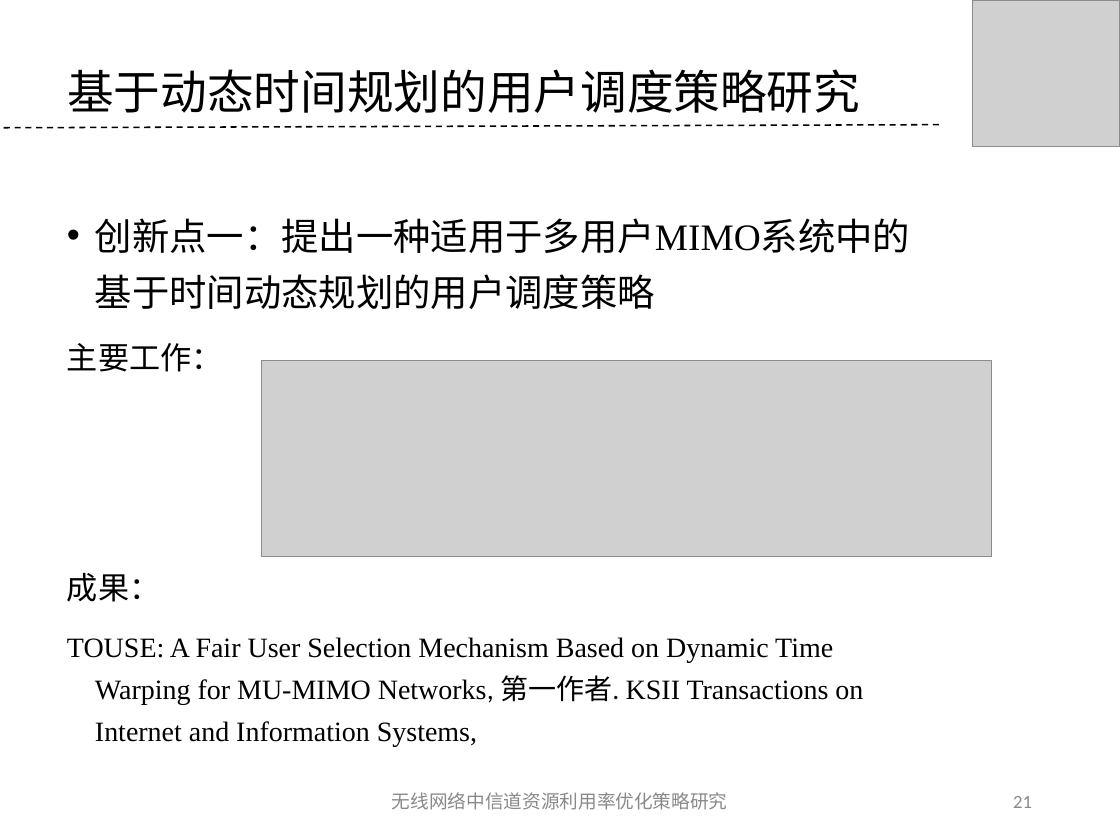
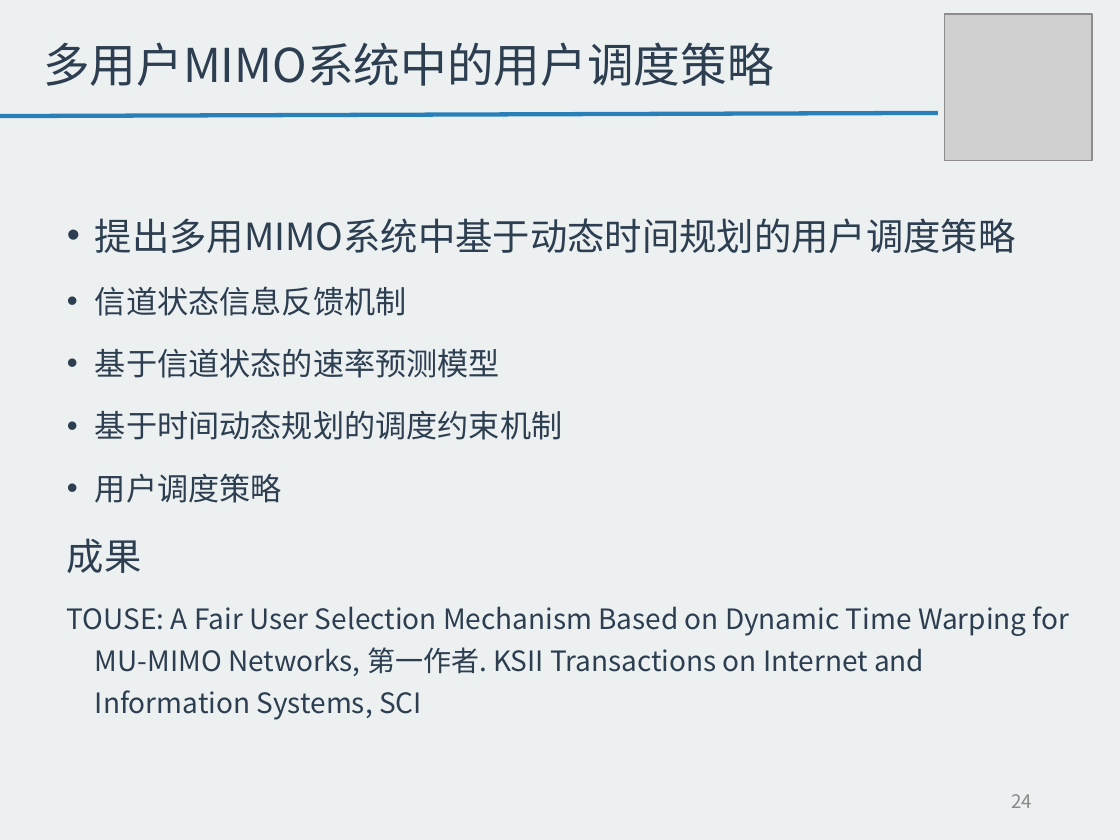
Before and after one commit to tangzhaoshu/playground, a slide deck: slide 24 of ResearchWork/毕业答辩--唐兆树.ppt (slide 21 before the commit). Drawn at 1120x840 pixels with LibreOffice and Linux fonts; fonts in the diff are those of the drawing; grey boxes stand for pictures; background and template pictures are left out. Boxes give left, top, right and bottom in pixels: in the first picture for what was removed or moved away, otherwise in the second. Text is boxed around its words. In the diff, an @@ line names an element or a change of style, - is before the commit and + after.

```diff
--- a/ResearchWork/毕业答辩--唐兆树.ppt
+++ b/ResearchWork/毕业答辩--唐兆树.ppt
@@ background picture (left out) to #ECF0F1 @@
@@ picture: place and size @@
-picture at bbox=[972, 0, 1120, 147]
+picture at bbox=[944, 15, 1092, 161]
@@ title added at bbox=[43, 42, 774, 86], 30 pt, text #2C3E50 @@
+多用户MIMO系统中的用户调度策略
@@ title removed at bbox=[67, 69, 860, 113] @@
-基于动态时间规划的用户调度策略研究
@@ line moved from (3, 128) - (942, 124) to (0, 116) - (937, 113) @@
@@ line (0, 116) - (937, 113): stroke #000000 0.99 pt dashed to #2980B9 2.75 pt @@
@@ text at bbox=[67, 218, 1070, 720]: text changed; font Times New Roman to Noto Sans CJK SC; text colour #000000 to #2C3E50 @@
-• 创新点一：提出一种适用于多用户MIMO系统中的基于时间动态规划的用户调度策略
-主要工作：
-成果：
-TOUSE: A Fair User Selection Mechanism Based on Dynamic Time Warping for MU-MIMO Networks, 第一作者. KSII Transactions on Internet and Information Systems,
+• 提出多用MIMO系统中基于动态时间规划的用户调度策略
+• 信道状态信息反馈机制
+• 基于信道状态的速率预测模型
+• 基于时间动态规划的调度约束机制
+• 用户调度策略
+成果
+TOUSE: A Fair User Selection Mechanism Based on Dynamic Time Warping for MU-MIMO Networks, 第一作者. KSII Transactions on Internet and Information Systems, SCI
@@ picture removed at bbox=[262, 361, 992, 557] @@
@@ text removed at bbox=[392, 792, 728, 810] @@
-无线网络中信道资源利用率优化策略研究
@@ page number at bbox=[1011, 794, 1032, 808]: text changed; font Calibri to Noto Sans CJK SC @@
-21
+24
```
Also in this commit, not shown: 33 other slides changed, 5 slides added, 5 slides removed, 9 other files.
